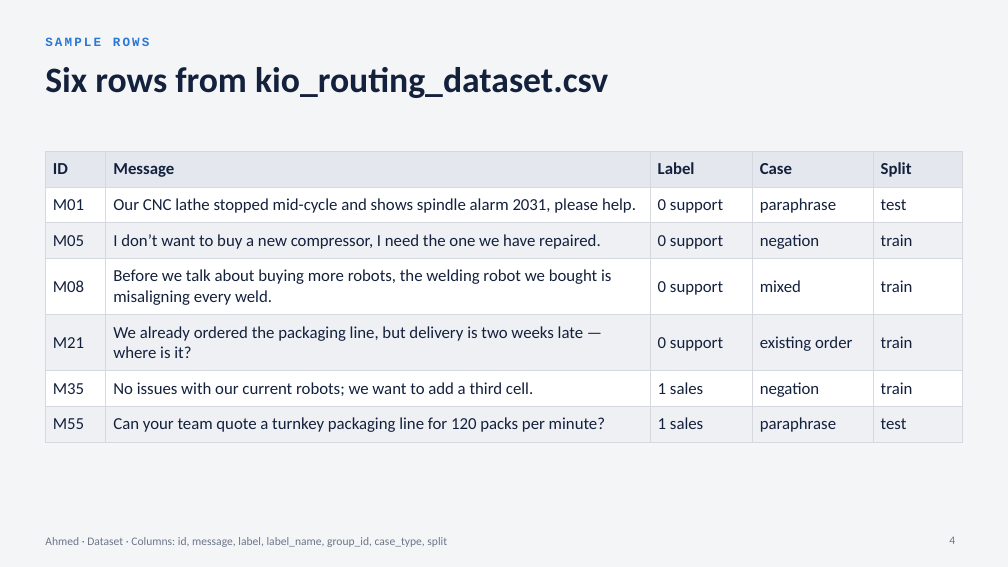
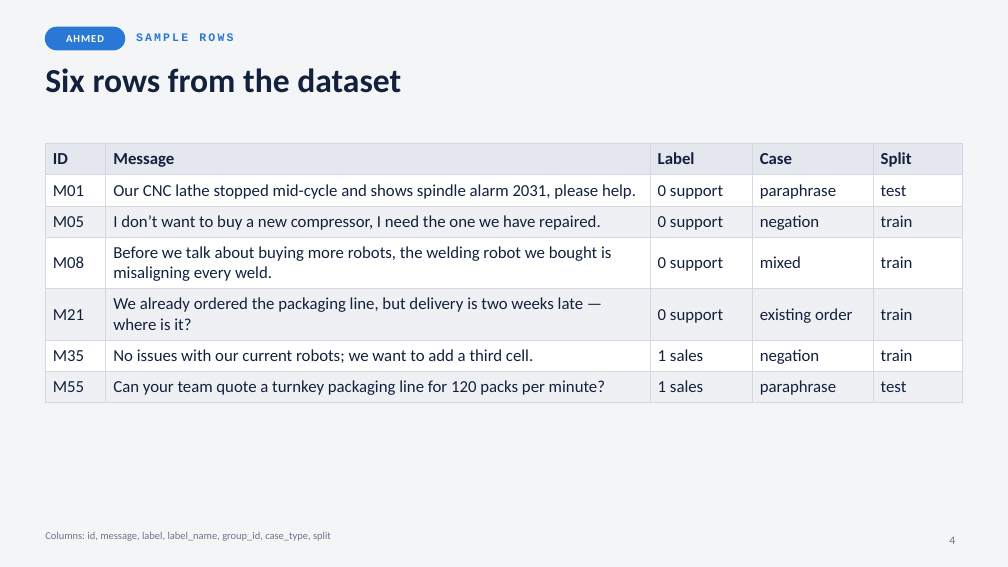
Before and after one commit to Ahmed-Aldmrdash/Ml-project01-agent-kio-routing, a slide deck: slide 4 of docs/ML_Project01_Agent_KIO_Routing.pptx. Drawn at 1008x567 pixels with LibreOffice and Linux fonts; fonts in the diff are those of the drawing. Boxes give left, top, right and bottom in pixels: in the first picture for what was removed or moved away, otherwise in the second. Text is boxed around its words. In the diff, an @@ line names an element or a change of style, - is before the commit and + after.

```diff
--- a/docs/ML_Project01_Agent_KIO_Routing.pptx
+++ b/docs/ML_Project01_Agent_KIO_Routing.pptx
@@ rounded rectangle added at (x1=45, y1=27, x2=125, y2=50), fill #2A78D6, outline #2A78D6 1 pt @@
@@ text "SAMPLE ROWS" moved from (x1=45, y1=37, x2=150, y2=46) to (x1=136, y1=33, x2=233, y2=41) @@
@@ text "SAMPLE ROWS" at (x1=136, y1=33, x2=233, y2=41): size 12 to 11 pt; vertical alignment middle to top @@
@@ text added at (x1=66, y1=35, x2=104, y2=42), 10 pt, text #FFFFFF, bold @@
+AHMED
@@ title at (x1=45, y1=68, x2=401, y2=93): text changed; size 34 to 32 pt @@
-Six rows from kio_routing_dataset.csv
+Six rows from the dataset
@@ table resized from (x1=45, y1=151, x2=963, y2=436) to (x1=45, y1=144, x2=963, y2=399) @@
@@ text at (x1=45, y1=532, x2=331, y2=541): text changed; size 11 to 10 pt @@
-Ahmed · Dataset · Columns: id, message, label, label_name, group_id, case_type, split
+Columns: id, message, label, label_name, group_id, case_type, split
@@ text "Columns: id, message, label, label_name, ..." at (x1=45, y1=532, x2=331, y2=541): vertical alignment middle to top @@
```
Also in this commit, not shown: 9 other slides changed, 4 slides added, 3 slides removed, 13 other files.
